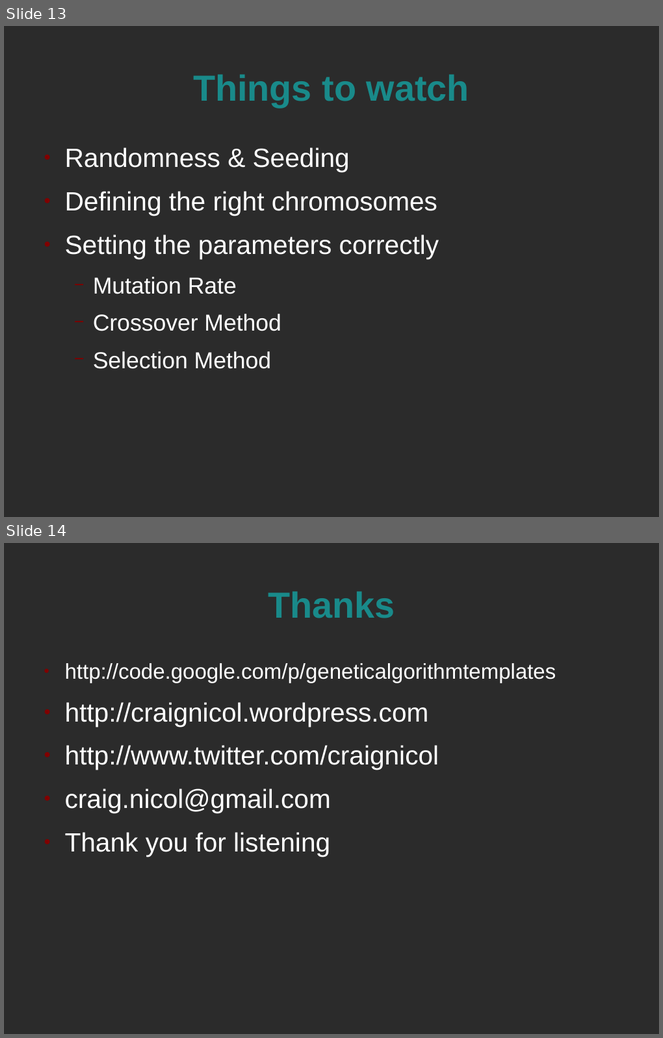
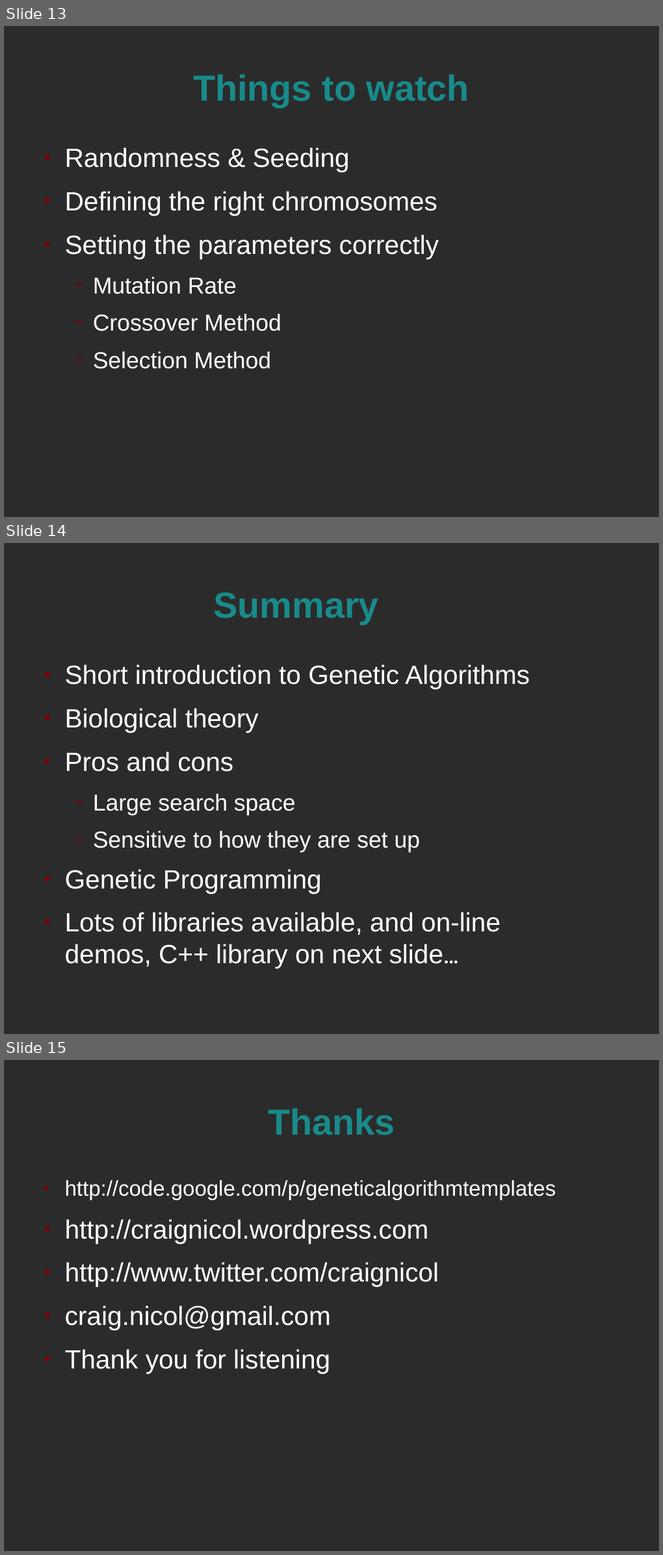
Before and after one commit to craignicol/geneticalgorithmtemplates, a slide deck: talks-and-presentations/techmeetup-glasgow-20090701/GeneticAlgorithms.odp. Shown one above the other, each under a label of ours: slides 13 and 14 before the commit, slides 13, 14 and 15 after it. The pictures are 663x1038 and 663x1555 pixels, drawn with LibreOffice and Linux fonts; fonts in the diff are those of the drawing; background and template pictures are left out; a plain dark background stands for a picture behind light text. Boxes give left, top, right and bottom in pixels: in the first picture for what was removed or moved away, otherwise in the second. Text is boxed around its words. In the diff, an @@ line names an element or a change of style, - is before the commit and + after.

```diff
--- a/talks-and-presentations/techmeetup-glasgow-20090701/GeneticAlgorithms.odp
+++ b/talks-and-presentations/techmeetup-glasgow-20090701/GeneticAlgorithms.odp
@@ slide 14 added at (4,543,659,1034), background picture (left out) @@
@@ title added at (214,592,379,624), 44 pt, text #198A8A, bold @@
+Summary
@@ text added at (65,665,530,969), 32 pt, text #FFFFFF @@
+● Short introduction to Genetic Algorithms
+● Biological theory
+● Pros and cons
+  − Large search space
+  − Sensitive to how they are set up
+● Genetic Programming
+● Lots of libraries available, and on-line demos, C++ library on next slide…
@@ what was slide 14 is now slide 15 @@
```
Also in this commit, not shown: 1 other file.
